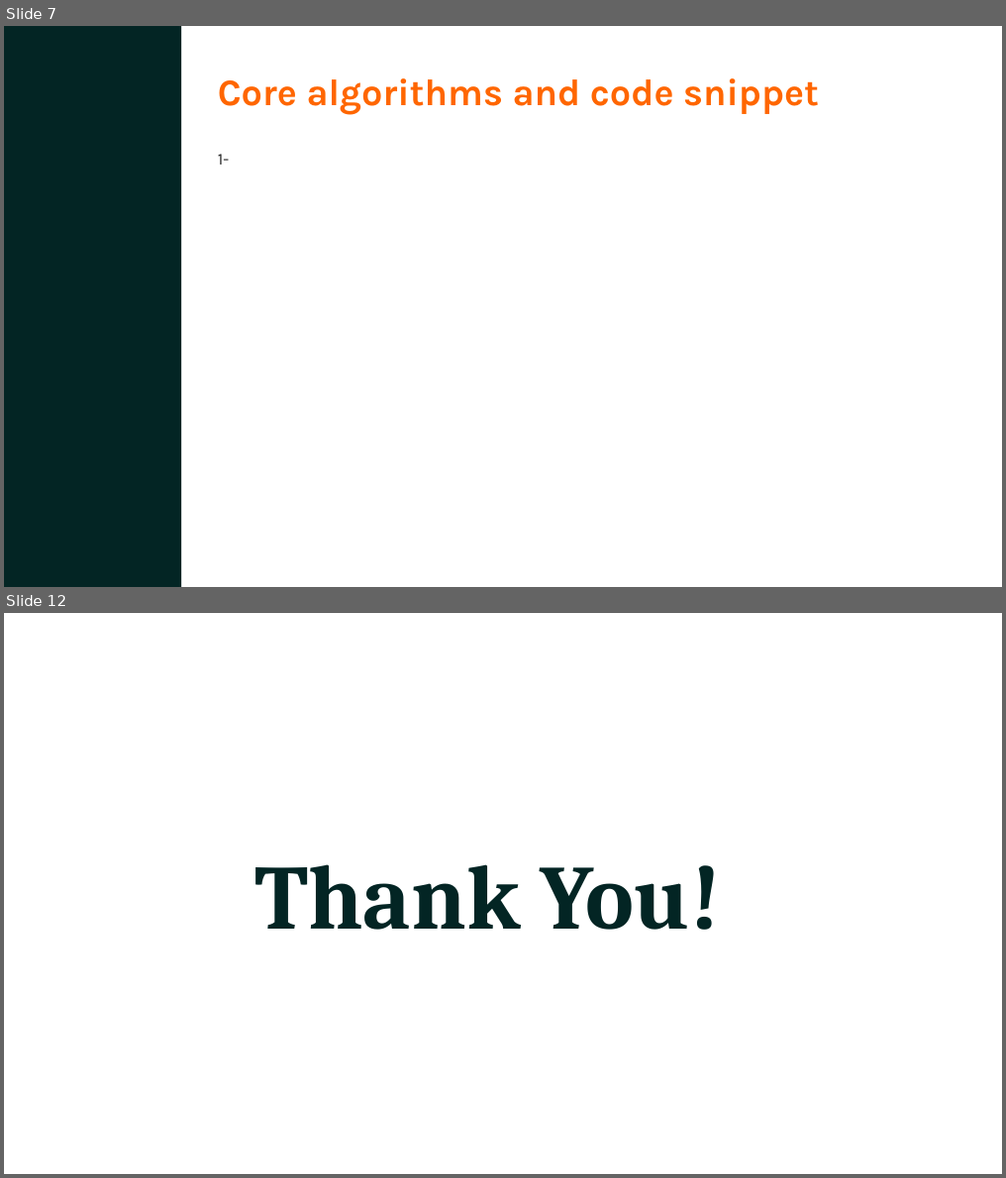
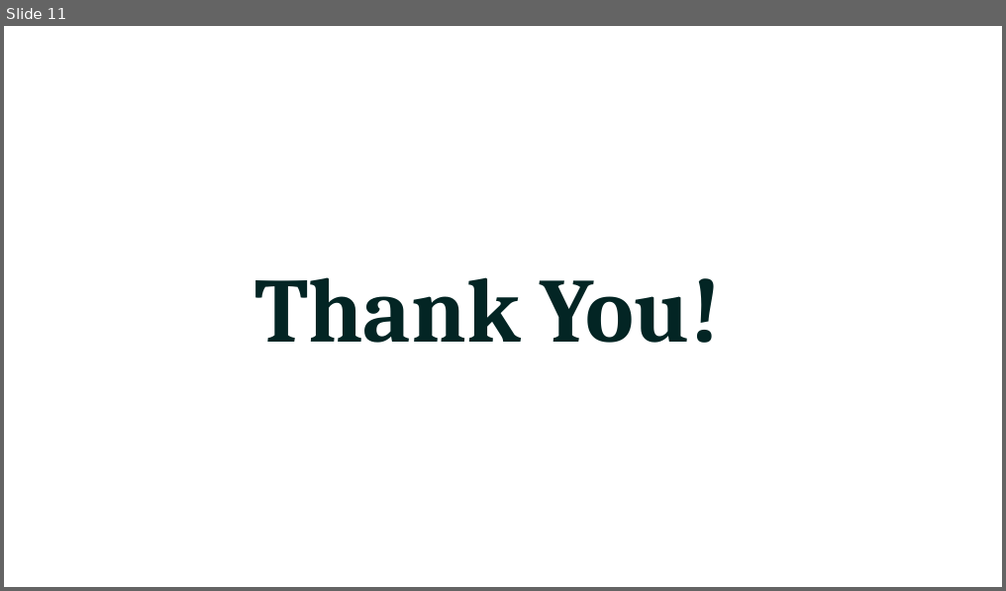
Before and after one commit to MahmoudEasa/Portfolio_E_Commerce, a slide deck: E-commerce_Presentation.pptx. Shown one above the other, each under a label of ours: slides 7 and 12 before the commit, slide 11 after it; the slides between them are not shown. The pictures are 1006x1178 and 1006x591 pixels, drawn with LibreOffice and Linux fonts; fonts in the diff are those of the drawing. Boxes give left, top, right and bottom in pixels: in the first picture for what was removed or moved away, otherwise in the second. Text is boxed around its words. In the diff, an @@ line names an element or a change of style, - is before the commit and + after.

```diff
--- a/E-commerce_Presentation.pptx
+++ b/E-commerce_Presentation.pptx
@@ slide 7 removed at (4,26,1002,587), background #FFFFFF @@
@@ rectangle removed at (4,26,181,587) @@
@@ text removed at (218,78,819,114) @@
-Core algorithms and code snippet
@@ text removed at (218,154,229,165) @@
-1-
@@ what was slide 12 is now slide 11 @@
```
Also in this commit, not shown: 8 slides changed, 1 slide added, 1 other slide removed.
